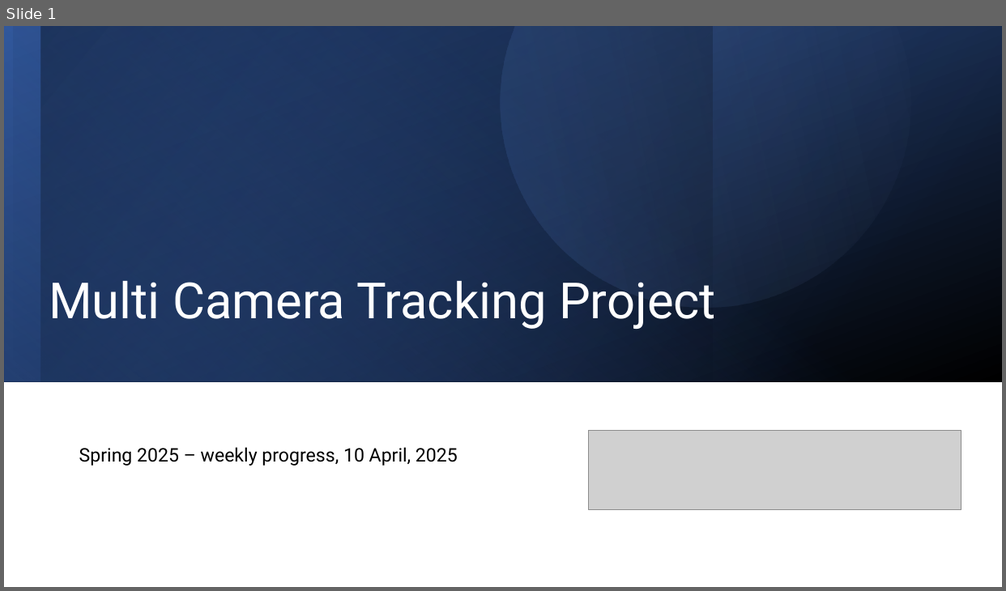
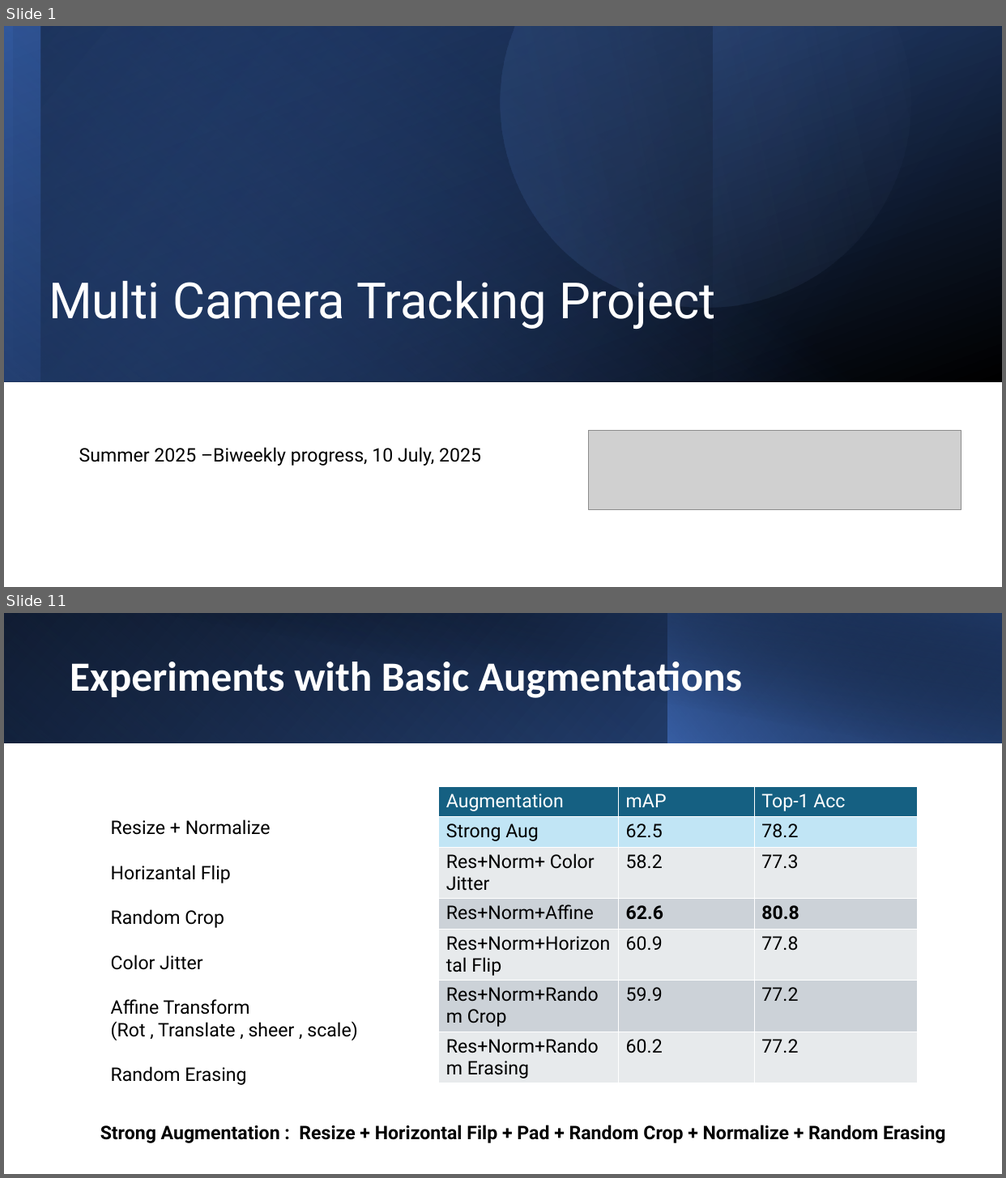
Before and after one commit to ManishGovind/transfer, a slide deck: Temp.pptx. Shown one above the other, each under a label of ours: slide 1 before the commit, slides 1 and 11 after it; the slides between them are not shown. The pictures are 1006x591 and 1006x1178 pixels, drawn with LibreOffice and Linux fonts; fonts in the diff are those of the drawing; grey boxes stand for pictures. Boxes give left, top, right and bottom in pixels: in the first picture for what was removed or moved away, otherwise in the second. Text is boxed around its words. In the diff, an @@ line names an element or a change of style, - is before the commit and + after.

Commit message:
Added 10 July updates

```diff
--- a/Temp.pptx
+++ b/Temp.pptx
@@ slide 11 added at [4, 613, 1002, 1174], background #FFFFFF @@
@@ rectangle added at [4, 613, 1002, 743], fill gradient #000000 to #2F5496 @@
@@ rectangle added at [4, 613, 669, 743], fill gradient #4472C4 to #1F3864 @@
@@ rectangle added at [41, 613, 1002, 744], fill gradient #000000 to #1F3864 @@
@@ rectangle added at [668, 613, 1002, 743], fill gradient #4472C4 to #000000 @@
@@ title added at [70, 662, 742, 701], 40 pt, text #FFFFFF, bold @@
+Experiments with Basic Augmentations
@@ table added at [439, 786, 918, 1088], 7 rows, 3 columns @@
+Augmentation | mAP | Top-1 Acc
+Strong Aug | 62.5 | 78.2
+Res+Norm+ Color Jitter | 58.2 | 77.3
+Res+Norm+Affine | 62.6 | 80.8
+Res+Norm+Horizontal Flip | 60.9 | 77.8
+Res+Norm+Random Crop | 59.9 | 77.2
+Res+Norm+Random Erasing | 60.2 | 77.2
@@ text added at [111, 820, 357, 1085], 18 pt, text #000000 @@
+Resize + Normalize
+Horizantal Flip
+Random Crop
+Color Jitter
+Affine Transform
+(Rot , Translate , sheer , scale)
+Random Erasing
@@ text added at [100, 1125, 946, 1144], 18 pt, text #000000, bold @@
+Strong Augmentation : Resize + Horizontal Filp + Pad + Random Crop + Normalize + Random Erasing
@@ slide 1 changed as well @@
@@ text at [79, 447, 481, 466]: text changed @@
-Spring 2025 – weekly progress, 10 April, 2025
+Summer 2025 –Biweekly progress, 10 July, 2025
```
Also in this commit, not shown: 1 other slide changed, 20 other slides added, 22 slides removed.
